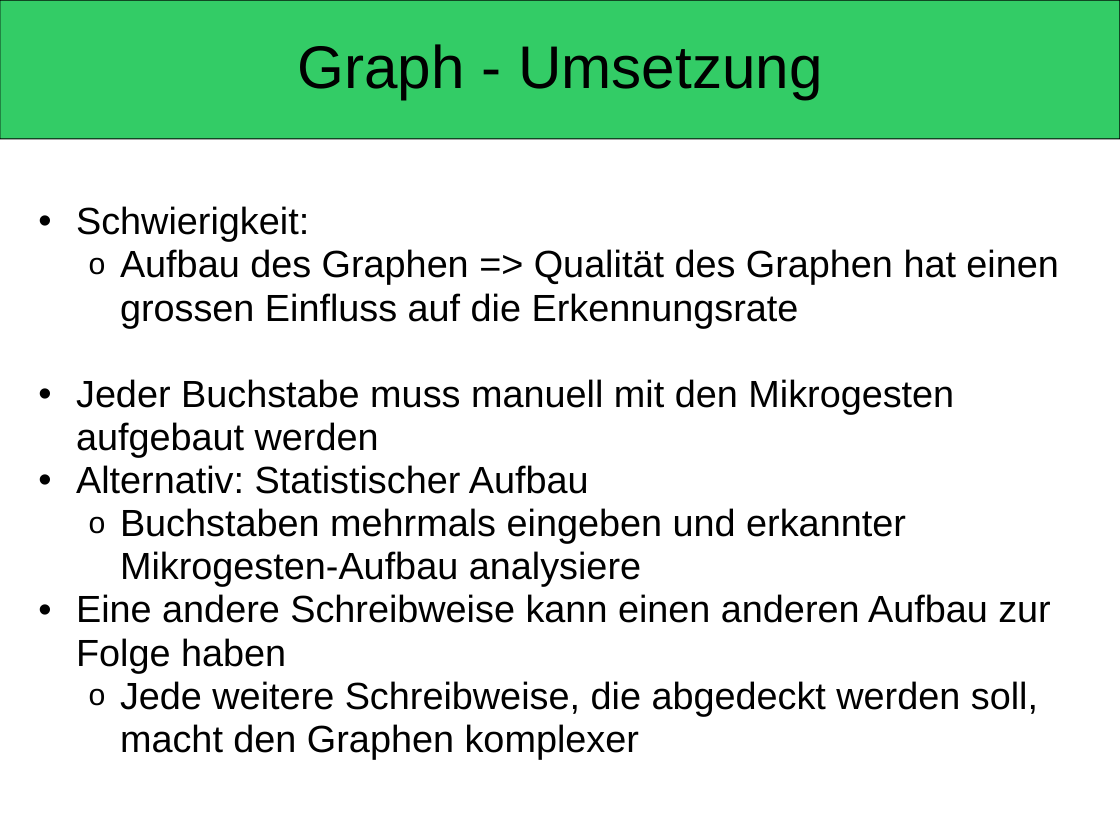
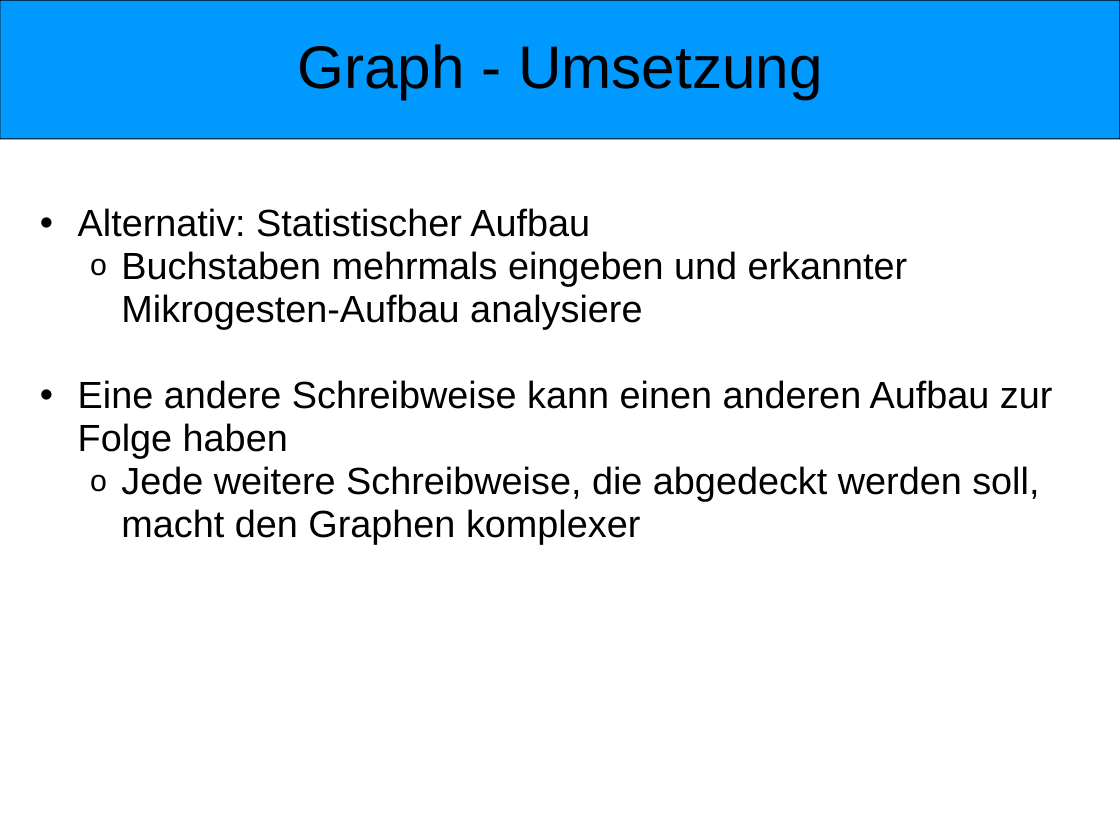
Before and after one commit to wtfc63/ba10-bsha-1, a slide deck: slide 15 of doc/presentation/presentation.ppt (slide 14 before the commit). Drawn at 1120x840 pixels with LibreOffice and Linux fonts; fonts in the diff are those of the drawing. Boxes give left, top, right and bottom in pixels: in the first picture for what was removed or moved away, otherwise in the second. Text is boxed around its words. In the diff, an @@ line names an element or a change of style, - is before the commit and + after.

```diff
--- a/doc/presentation/presentation.ppt
+++ b/doc/presentation/presentation.ppt
@@ rounded rectangle at bbox=[0, 0, 1120, 139]: fill #33CC66 to #0099FF @@
@@ text "Alternativ: Statistischer Aufbau" at bbox=[78, 208, 1053, 545]: indent changed @@
@@ text at bbox=[76, 206, 1058, 457]: paragraphs removed @@
-  • Schwierigkeit:
-    o Aufbau des Graphen => Qualität des Graphen hat einen grossen Einfluss auf die Erkennungsrate
-  • Jeder Buchstabe muss manuell mit den Mikrogesten aufgebaut werden
```
Also in this commit, not shown: 25 other slides changed, 1 slide added.
